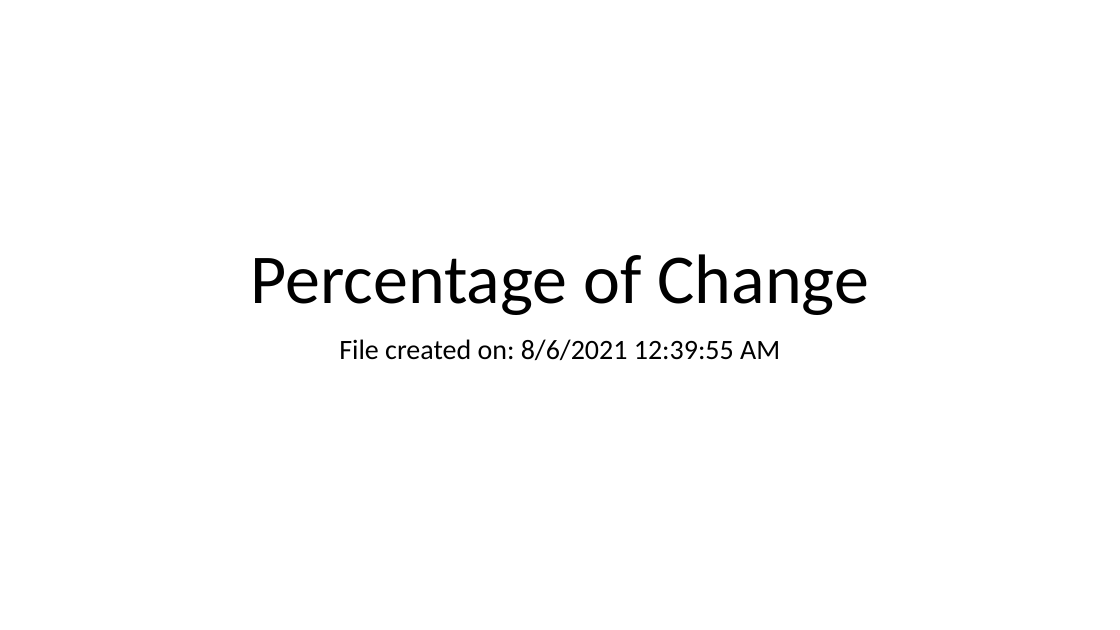
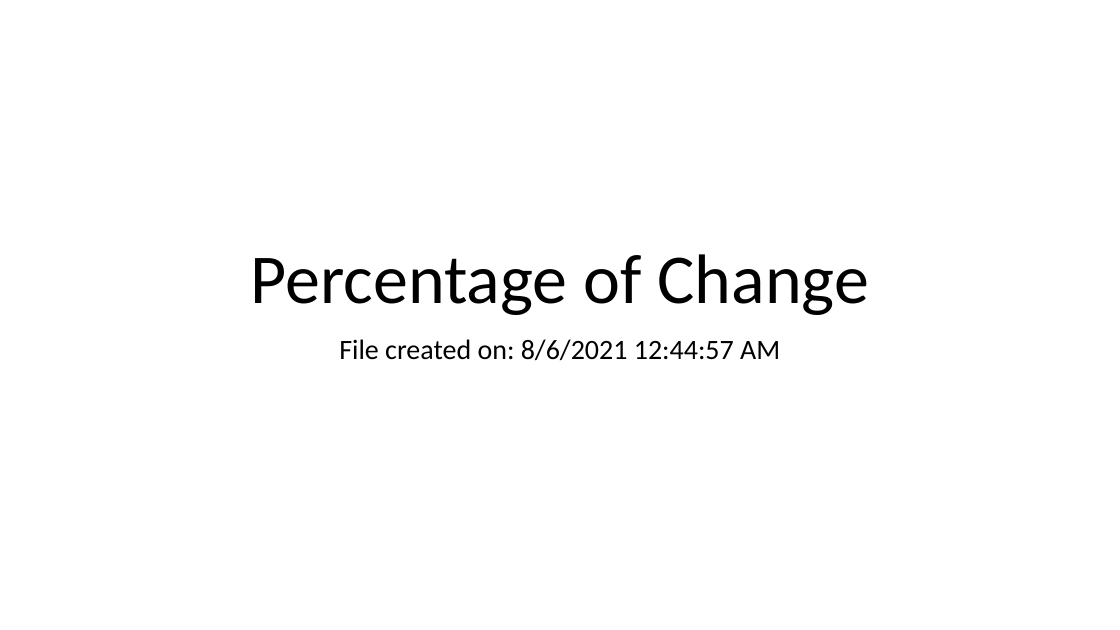
Before and after one commit to IE2020term2TeamE/Group_assigment2_DV, a slide deck: slide 1 of Percentage of Change.pptx. Drawn at 1120x630 pixels with LibreOffice and Linux fonts; fonts in the diff are those of the drawing. Boxes give left, top, right and bottom in pixels: in the first picture for what was removed or moved away, otherwise in the second. Text is boxed around its words. In the diff, an @@ line names an element or a change of style, - is before the commit and + after.

```diff
--- a/Percentage of Change.pptx
+++ b/Percentage of Change.pptx
@@ subtitle at [339,339,780,361]: text changed @@
-File created on: 8/6/2021 12:39:55 AM
+File created on: 8/6/2021 12:44:57 AM
```
